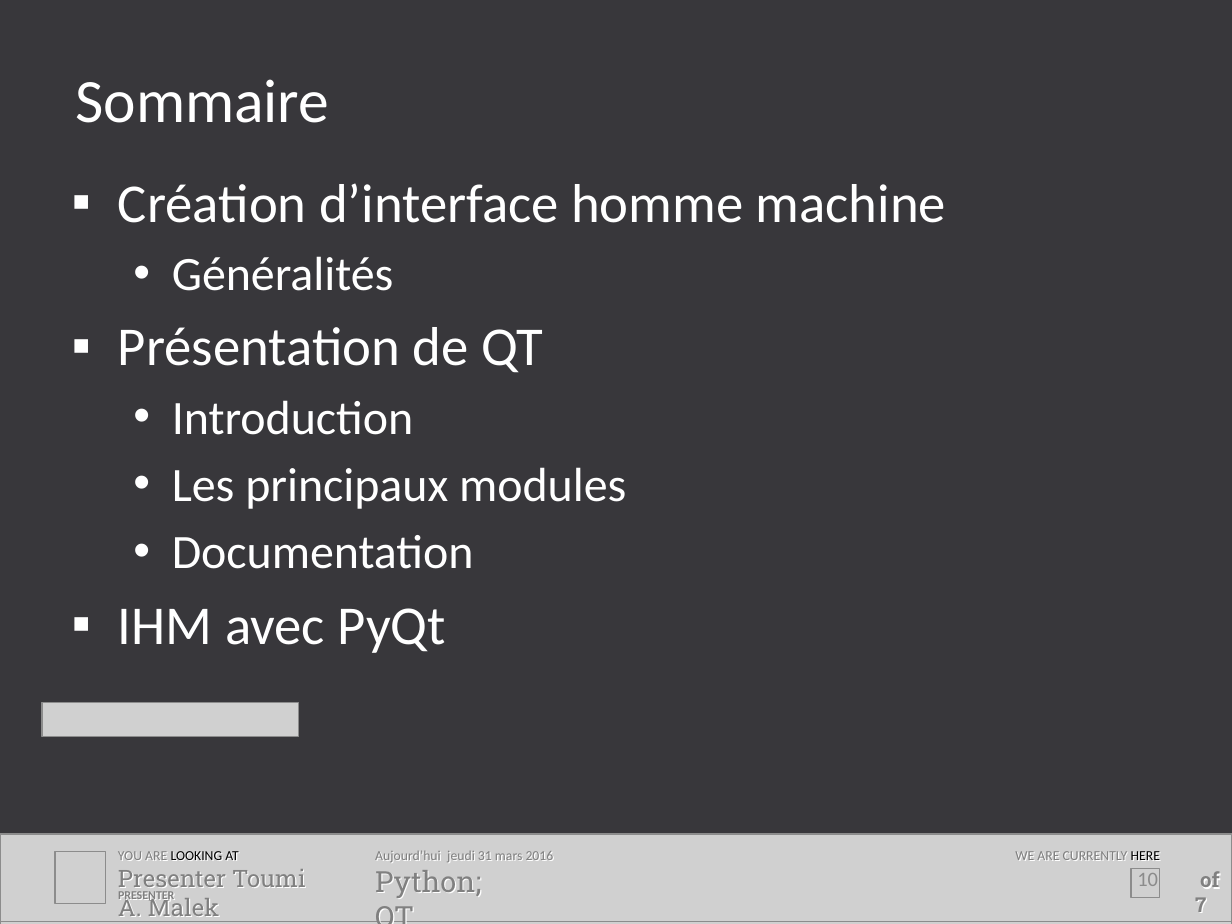
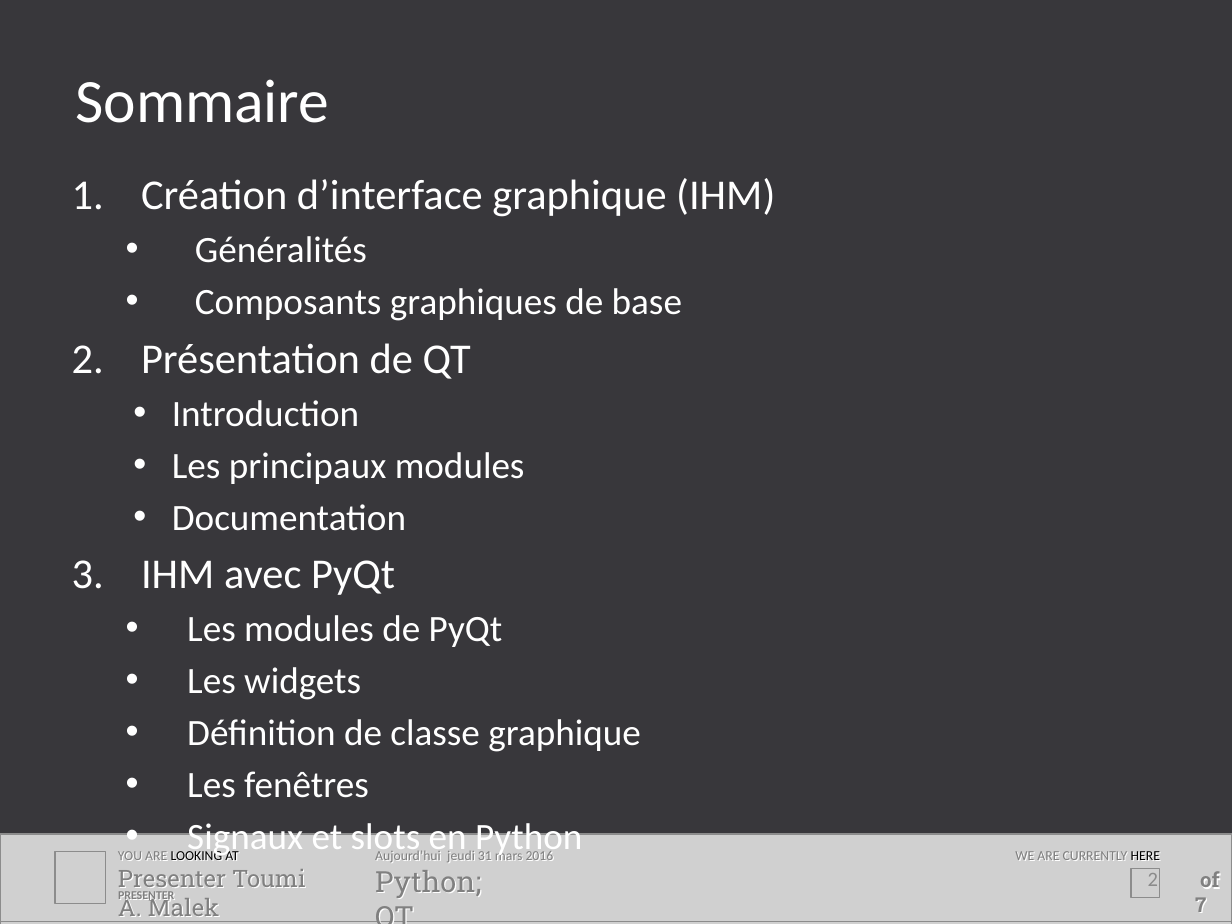
Before and after one commit to toumiab/Trans_python, a slide deck: slide 2 of Les_transparent/IHM_Python.pptx (slide 10 before the commit). Drawn at 1232x924 pixels with LibreOffice and Linux fonts; fonts in the diff are those of the drawing; grey boxes stand for pictures; background and template pictures are left out. Boxes give left, top, right and bottom in pixels: in the first picture for what was removed or moved away, otherwise in the second. Text is boxed around its words. In the diff, an @@ line names an element or a change of style, - is before the commit and + after.

```diff
--- a/Les_transparent/IHM_Python.pptx
+++ b/Les_transparent/IHM_Python.pptx
@@ text at bbox=[141, 178, 775, 217]: text changed; size 32 to 24.8 pt @@
-▪ Création d’interface homme machine
+1. Création d’interface graphique (IHM)
@@ text at bbox=[141, 236, 525, 595]: size 28 to 21.7 pt in "Généralités", "Introduction", "Les principaux modules", "Documentation"; size 32 to 24.8 pt in "Présentation de QT", "IHM avec PyQt"; indent changed; less space between paragraphs; bullet ▪ to 1. @@
@@ text at bbox=[195, 288, 682, 321]: paragraph added @@
+  • Composants graphiques de base
@@ text at bbox=[187, 615, 640, 858]: paragraphs added @@
+  • Les modules de PyQt
+  • Les widgets
+  • Définition de classe graphique
+  • Les fenêtres
+  • Signaux et slots en Python
@@ picture removed at bbox=[42, 702, 298, 737] @@
@@ page number at bbox=[1148, 873, 1158, 886]: text changed @@
-10
+2
```
Also in this commit, not shown: 19 other slides changed, 20 slides added, 6 slides removed, 1 other file.
